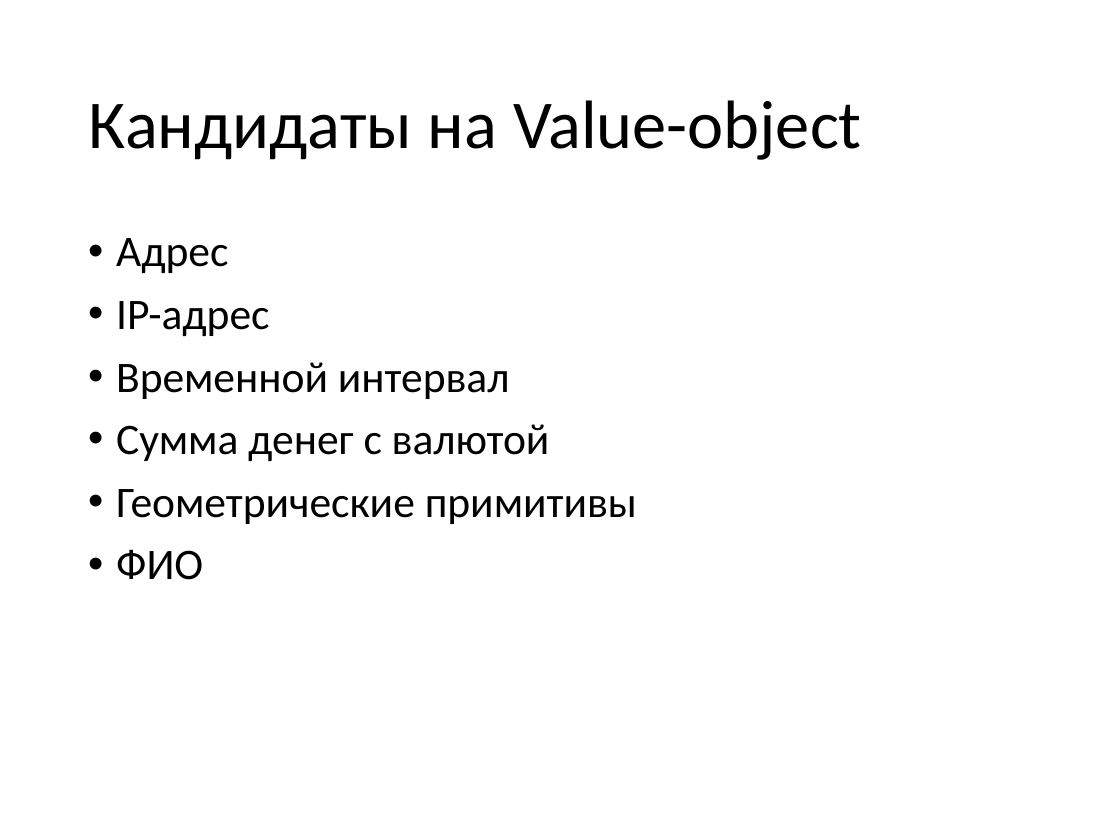
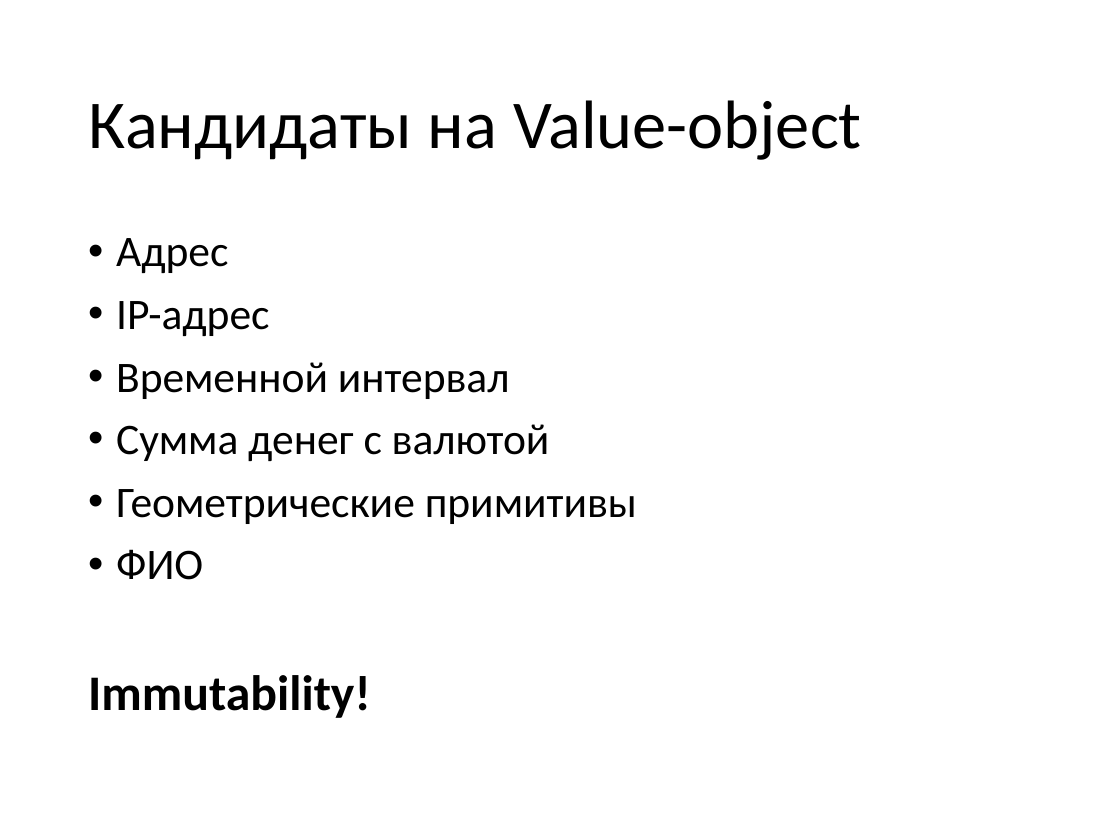
Before and after one commit to valertron/design, a slide deck: slide 52 of Design.pptx (slide 30 before the commit). Drawn at 1120x840 pixels with LibreOffice and Linux fonts; fonts in the diff are those of the drawing. Boxes give left, top, right and bottom in pixels: in the first picture for what was removed or moved away, otherwise in the second. Text is boxed around its words. In the diff, an @@ line names an element or a change of style, - is before the commit and + after.

```diff
--- a/Design.pptx
+++ b/Design.pptx
@@ text at (88, 675, 371, 718): paragraph added @@
+Immutability!
```
Also in this commit, not shown: 17 other slides changed, 19 slides added, 2 slides removed, 1 other file.
